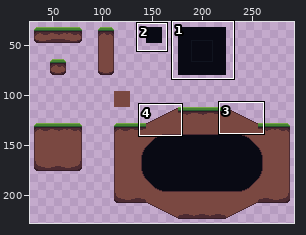
Pixel-art file, stored at Assets/Game/Tilemaps/Basic/Sprites/Basic.aseprite. The first picture is a wide view before the edit; the outline marks the close-up.
Close-up. First the earlier version:
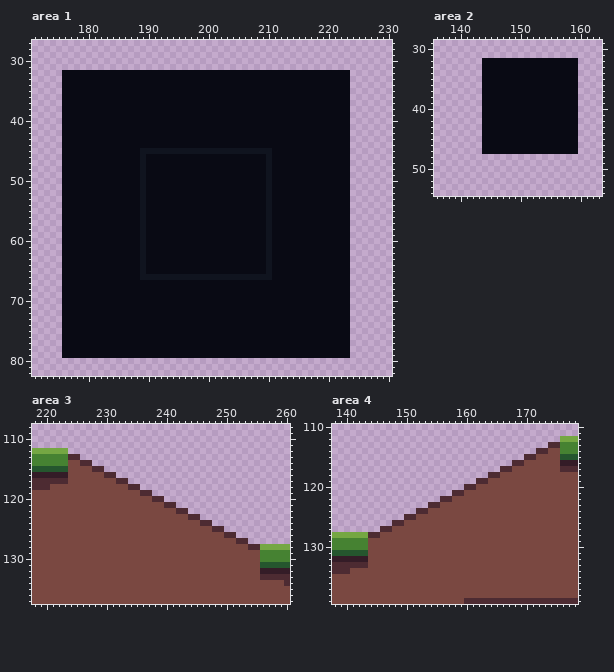
320x256 pixels, 1 frame. Shown: area 1: x 171..230, y 27..82; area 2: x 136..163, y 29..54; area 3: x 218..260, y 108..137; area 4: x 138..178, y 110..139. The wide view leaves out empty margins.
New version:
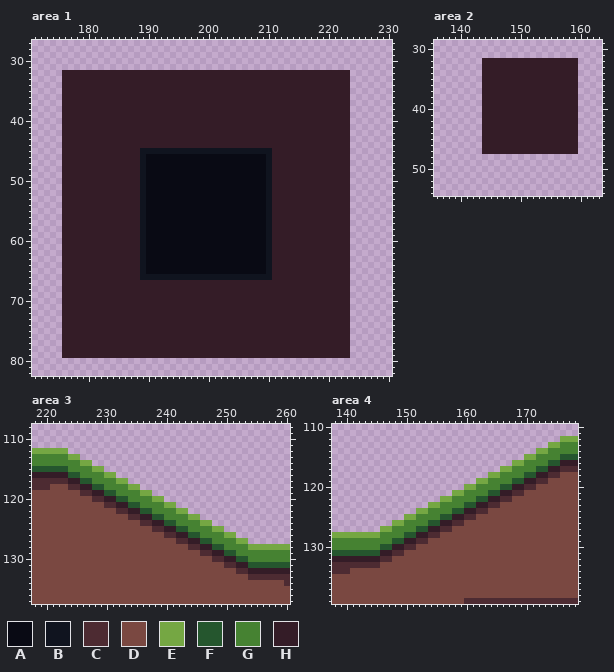
Palette (. is transparent): A #090a14  B #10141f  C #4d2b32  D #7a4841  E #75a743  F #25562e  G #468232  H #341c27
Change:
Changed rows in their new state; - is an unchanged pixel.
Area 1, layer "Tile Guide":
first column x 176:
32 HHHHHHHHHHHHHHHHHHHHHHHHHHHHHHHHHHHHHHHHHHHHHHHH
33 HHHHHHHHHHHHHHHHHHHHHHHHHHHHHHHHHHHHHHHHHHHHHHHH
34 HHHHHHHHHHHHHHHHHHHHHHHHHHHHHHHHHHHHHHHHHHHHHHHH
35 HHHHHHHHHHHHHHHHHHHHHHHHHHHHHHHHHHHHHHHHHHHHHHHH
36 HHHHHHHHHHHHHHHHHHHHHHHHHHHHHHHHHHHHHHHHHHHHHHHH
37 HHHHHHHHHHHHHHHHHHHHHHHHHHHHHHHHHHHHHHHHHHHHHHHH
38 HHHHHHHHHHHHHHHHHHHHHHHHHHHHHHHHHHHHHHHHHHHHHHHH
39 HHHHHHHHHHHHHHHHHHHHHHHHHHHHHHHHHHHHHHHHHHHHHHHH
40 HHHHHHHHHHHHHHHHHHHHHHHHHHHHHHHHHHHHHHHHHHHHHHHH
41 HHHHHHHHHHHHHHHHHHHHHHHHHHHHHHHHHHHHHHHHHHHHHHHH
42 HHHHHHHHHHHHHHHHHHHHHHHHHHHHHHHHHHHHHHHHHHHHHHHH
43 HHHHHHHHHHHHHHHHHHHHHHHHHHHHHHHHHHHHHHHHHHHHHHHH
44 HHHHHHHHHHHHHHHHHHHHHHHHHHHHHHHHHHHHHHHHHHHHHHHH
45 HHHHHHHHHHHHH----------------------HHHHHHHHHHHHH
46 HHHHHHHHHHHHH----------------------HHHHHHHHHHHHH
47 HHHHHHHHHHHHH----------------------HHHHHHHHHHHHH
48 HHHHHHHHHHHHH----------------------HHHHHHHHHHHHH
49 HHHHHHHHHHHHH----------------------HHHHHHHHHHHHH
50 HHHHHHHHHHHHH----------------------HHHHHHHHHHHHH
51 HHHHHHHHHHHHH----------------------HHHHHHHHHHHHH
52 HHHHHHHHHHHHH----------------------HHHHHHHHHHHHH
53 HHHHHHHHHHHHH----------------------HHHHHHHHHHHHH
54 HHHHHHHHHHHHH----------------------HHHHHHHHHHHHH
55 HHHHHHHHHHHHH----------------------HHHHHHHHHHHHH
56 HHHHHHHHHHHHH----------------------HHHHHHHHHHHHH
57 HHHHHHHHHHHHH----------------------HHHHHHHHHHHHH
58 HHHHHHHHHHHHH----------------------HHHHHHHHHHHHH
59 HHHHHHHHHHHHH----------------------HHHHHHHHHHHHH
60 HHHHHHHHHHHHH----------------------HHHHHHHHHHHHH
61 HHHHHHHHHHHHH----------------------HHHHHHHHHHHHH
62 HHHHHHHHHHHHH----------------------HHHHHHHHHHHHH
63 HHHHHHHHHHHHH----------------------HHHHHHHHHHHHH
64 HHHHHHHHHHHHH----------------------HHHHHHHHHHHHH
65 HHHHHHHHHHHHH----------------------HHHHHHHHHHHHH
66 HHHHHHHHHHHHH----------------------HHHHHHHHHHHHH
67 HHHHHHHHHHHHHHHHHHHHHHHHHHHHHHHHHHHHHHHHHHHHHHHH
68 HHHHHHHHHHHHHHHHHHHHHHHHHHHHHHHHHHHHHHHHHHHHHHHH
69 HHHHHHHHHHHHHHHHHHHHHHHHHHHHHHHHHHHHHHHHHHHHHHHH
70 HHHHHHHHHHHHHHHHHHHHHHHHHHHHHHHHHHHHHHHHHHHHHHHH
71 HHHHHHHHHHHHHHHHHHHHHHHHHHHHHHHHHHHHHHHHHHHHHHHH
72 HHHHHHHHHHHHHHHHHHHHHHHHHHHHHHHHHHHHHHHHHHHHHHHH
73 HHHHHHHHHHHHHHHHHHHHHHHHHHHHHHHHHHHHHHHHHHHHHHHH
74 HHHHHHHHHHHHHHHHHHHHHHHHHHHHHHHHHHHHHHHHHHHHHHHH
75 HHHHHHHHHHHHHHHHHHHHHHHHHHHHHHHHHHHHHHHHHHHHHHHH
76 HHHHHHHHHHHHHHHHHHHHHHHHHHHHHHHHHHHHHHHHHHHHHHHH
77 HHHHHHHHHHHHHHHHHHHHHHHHHHHHHHHHHHHHHHHHHHHHHHHH
78 HHHHHHHHHHHHHHHHHHHHHHHHHHHHHHHHHHHHHHHHHHHHHHHH
79 HHHHHHHHHHHHHHHHHHHHHHHHHHHHHHHHHHHHHHHHHHHHHHHH
Area 2, layer "Tile Guide":
first column x 144:
32 HHHHHHHHHHHHHHHH
33 HHHHHHHHHHHHHHHH
34 HHHHHHHHHHHHHHHH
35 HHHHHHHHHHHHHHHH
36 HHHHHHHHHHHHHHHH
37 HHHHHHHHHHHHHHHH
38 HHHHHHHHHHHHHHHH
39 HHHHHHHHHHHHHHHH
40 HHHHHHHHHHHHHHHH
41 HHHHHHHHHHHHHHHH
42 HHHHHHHHHHHHHHHH
43 HHHHHHHHHHHHHHHH
44 HHHHHHHHHHHHHHHH
45 HHHHHHHHHHHHHHHH
46 HHHHHHHHHHHHHHHH
47 HHHHHHHHHHHHHHHH
Area 3, layer "Tile Guide":
first column x 224:
113 EE------------------------------
114 GGEE----------------------------
115 GGGGEE--------------------------
116 FFGGGGEE------------------------
117 HHFFGGGGEE----------------------
118 CCHHFFGGGGEE--------------------
119 --CCHHFFGGGGEE------------------
120 ----CCHHFFGGGGEE----------------
121 ------CCHHFFGGGGEE--------------
122 --------CCHHFFGGGGEE------------
123 ----------CCHHFFGGGGEE----------
124 ------------CCHHFFGGGGEE--------
125 --------------CCHHFFGGGGEE------
126 ----------------CCHHFFGGGGEE----
127 ------------------CCHHFFGGGGEE--
128 --------------------CCHHFFGGGGEE
129 ----------------------CCHHFFGGGG
130 ------------------------CCHHFFGG
131 --------------------------CCHHFF
132 ----------------------------CCHH
133 ------------------------------CC
Area 4, layer "Tile Guide":
first column x 144:
113 ------------------------------EE
114 ----------------------------EEGG
115 --------------------------EEGGGG
116 ------------------------EEGGGGFF
117 ----------------------EEGGGGFFHH
118 --------------------EEGGGGFFHHCC
119 ------------------EEGGGGFFHHCC--
120 ----------------EEGGGGFFHHCC----
121 --------------EEGGGGFFHHCC------
122 ------------EEGGGGFFHHCC--------
123 ----------EEGGGGFFHHCC----------
124 --------EEGGGGFFHHCC------------
125 ------EEGGGGFFHHCC--------------
126 ----EEGGGGFFHHCC----------------
127 --EEGGGGFFHHCC------------------
128 EEGGGGFFHHCC--------------------
129 GGGGFFHHCC----------------------
130 GGFFHHCC------------------------
131 FFHHCC--------------------------
132 HHCC----------------------------
133 CC------------------------------
Boxes around the changes in both close-ups, in picture pixels (x1, y1, x2, y2):
changed: (62, 70, 350, 358)
changed: (482, 58, 578, 154)
changed: (68, 454, 260, 580)
changed: (368, 442, 560, 568)
